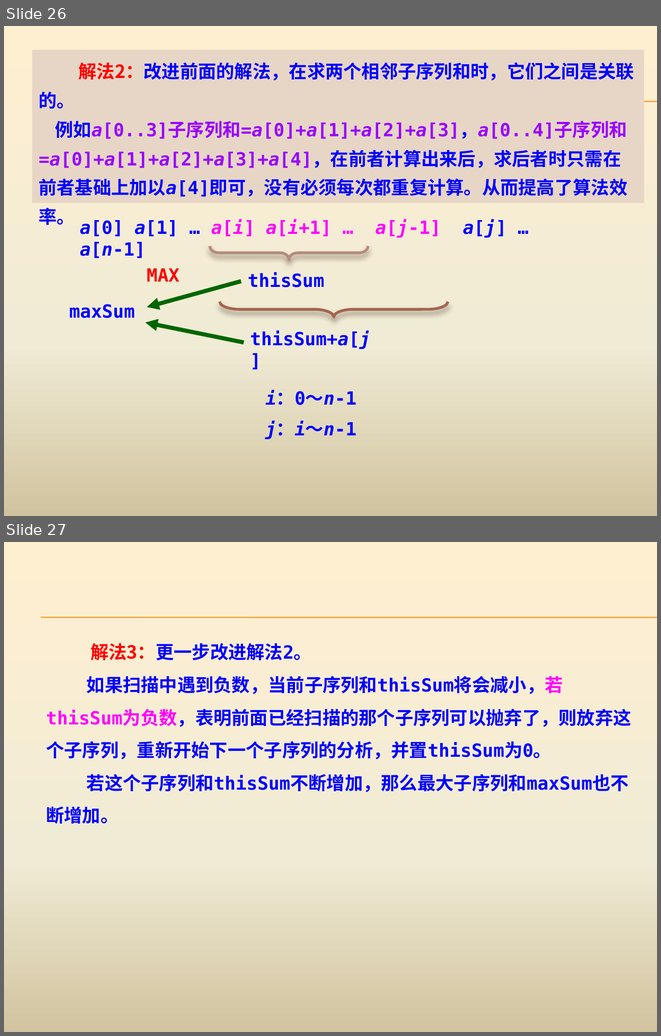
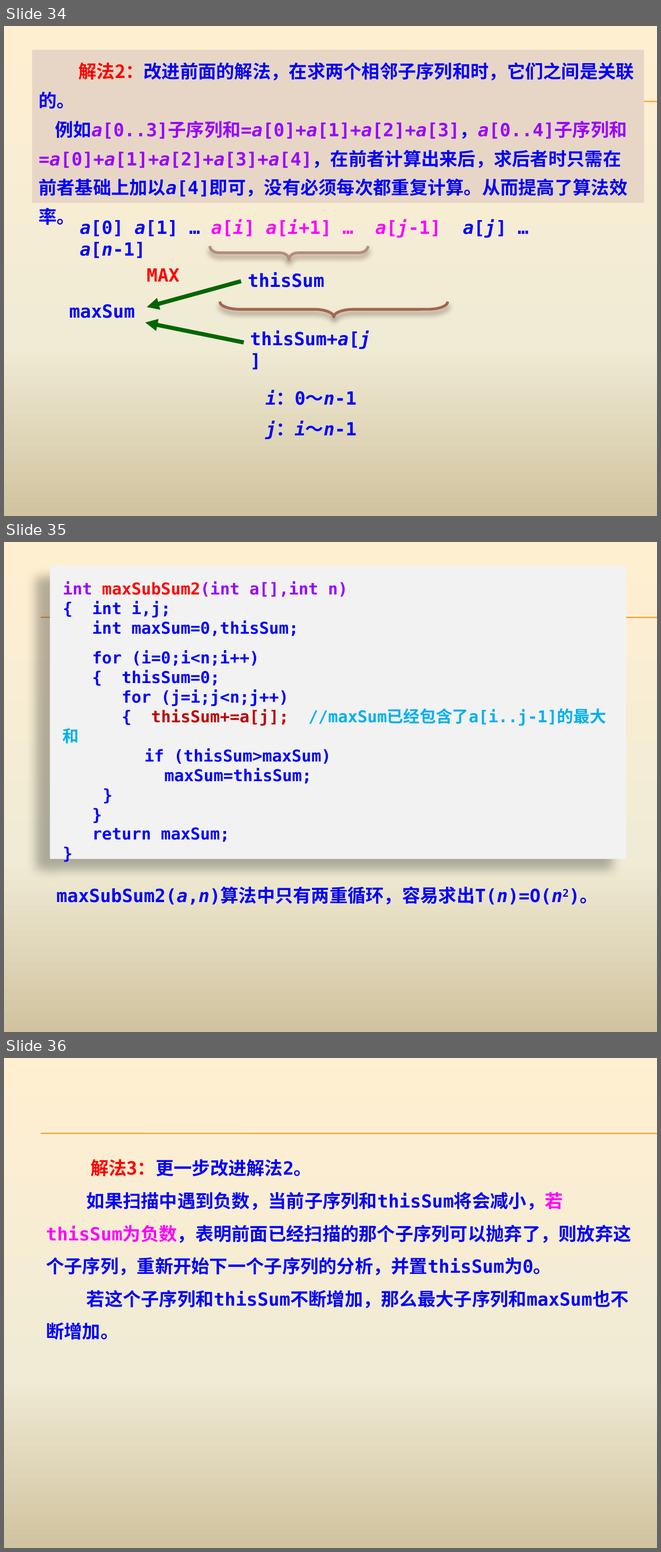
Before and after one commit to AllenW1116/Cpp-algorithm, a slide deck: 课程ppt/第4章 蛮力法.pptx. Shown one above the other, each under a label of ours: slides 26 and 27 before the commit, slides 34, 35 and 36 after it. The pictures are 661x1036 and 661x1552 pixels, drawn with LibreOffice and Linux fonts; fonts in the diff are those of the drawing. Boxes give left, top, right and bottom in pixels: in the first picture for what was removed or moved away, otherwise in the second. Text is boxed around its words. In the diff, an @@ line names an element or a change of style, - is before the commit and + after.

```diff
--- a/课程ppt/第4章 蛮力法.pptx
+++ b/课程ppt/第4章 蛮力法.pptx
@@ slide 35 added at [4,542,657,1032], background gradient #FFEFD1 to #F0EBD5 to #D1C39F; not listed: 2 template elements that a slide beside it also shows @@
@@ rectangle added at [50,565,626,859], fill #F2F2F2, 18 pt, text #0000FF, bold @@
+int maxSubSum2(int a[],int n)
+{ int i,j;
+int maxSum=0,thisSum;
+for (i=0;i<n;i++)
+{ thisSum=0;
+for (j=i;j<n;j++)
+{ thisSum+=a[j]; //maxSum已经包含了a[i..j-1]的最大和
+if (thisSum>maxSum)
+maxSum=thisSum;
+}
+}
+return maxSum;
+}
@@ text added at [56,888,598,905], 20 pt, text #0000FF, bold @@
+maxSubSum2(a,n)算法中只有两重循环，容易求出T(n)=O(n2)。
@@ what was slide 26 is now slide 34 @@
@@ what was slide 27 is now slide 36 @@
```
Also in this commit, not shown: 1 slide changed, 43 other slides added, 13 other files.
